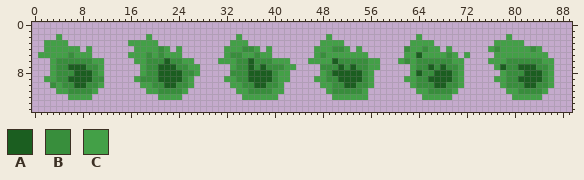
Sprite sheet: res/projectiles/fb_inner_poison_ss.png. The first picture shows the starting point.
The file is 90x15 pixels.
Palette (. is transparent): A #1b5e20  B #388e3c  C #43a047
After the commit:
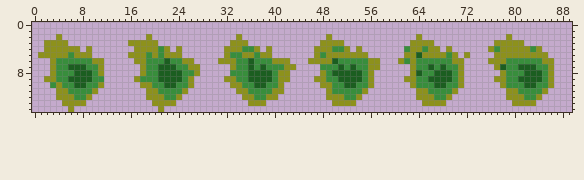
Change:
Colour C changes from #43a047 to #8d911c.
Colour B replaces colour C in row 12 at x 7 to 8, 22 to 23, 37 to 38, 52 to 53, 67 to 68 and 82 to 83.
Colour C is added in row 12 at x 4 to 5, 19 to 20, 49, 64 and 79; in row 13 at x 5 to 8, 20 to 23, 36 to 38, 50 to 53, 65 to 68 and 80 to 83; in row 14 at x 6 and 21.
The author cleared colour C in row 12 at x 55.
